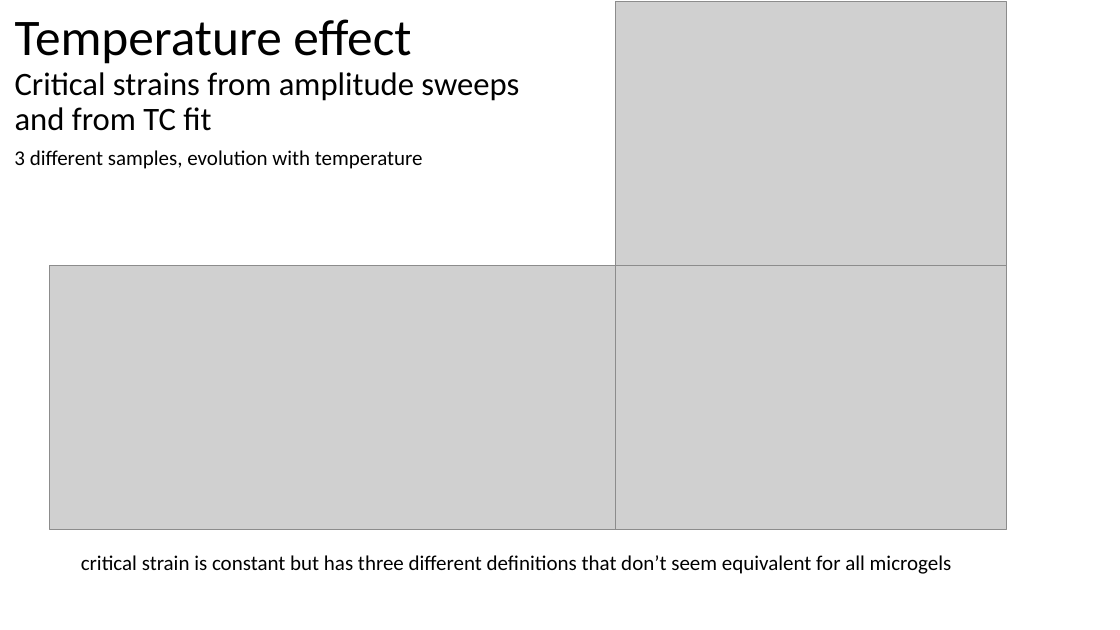
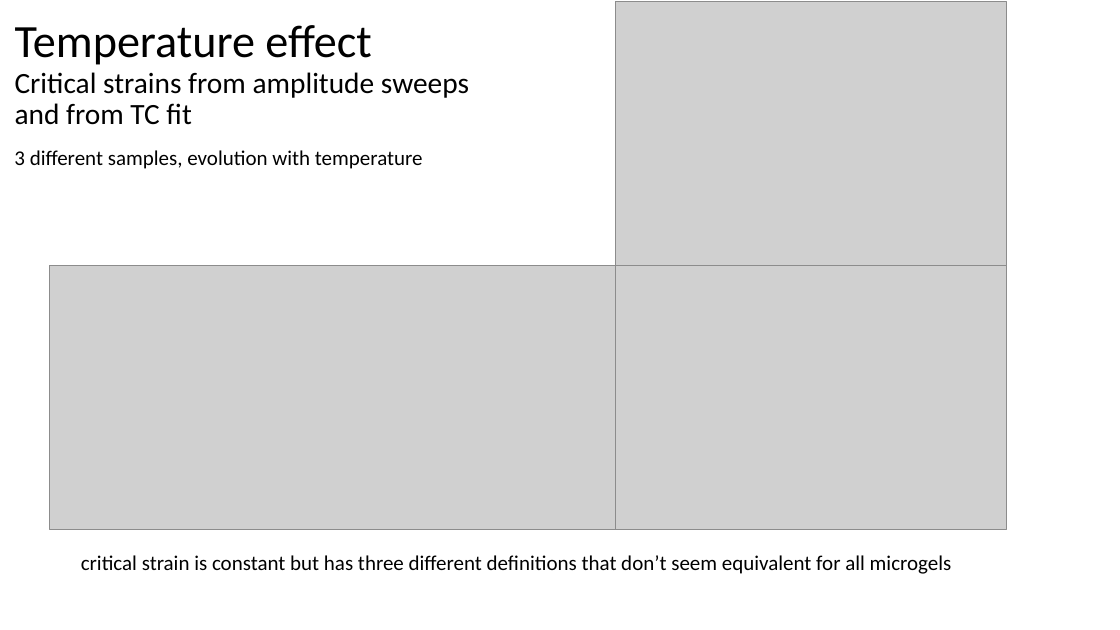
Before and after one commit to ManonMarchand/three_component_model, a slide deck: slide 4 of temperature_effect_on_flow_curves.pptx. Drawn at 1120x630 pixels with LibreOffice and Linux fonts; fonts in the diff are those of the drawing; grey boxes stand for pictures. Boxes give left, top, right and bottom in pixels: in the first picture for what was removed or moved away, otherwise in the second. Text is boxed around its words. In the diff, an @@ line names an element or a change of style, - is before the commit and + after.

```diff
--- a/temperature_effect_on_flow_curves.pptx
+++ b/temperature_effect_on_flow_curves.pptx
@@ title "Temperature effect Critical strains from ..." at [15, 25, 469, 125]: size 44 to 39.6 pt in "Temperature effect"; size 28 to 25.2 pt in "Critical strains from amplitude sweeps and from ..." @@
```
Also in this commit, not shown: 1 slide added, 1 other file.
